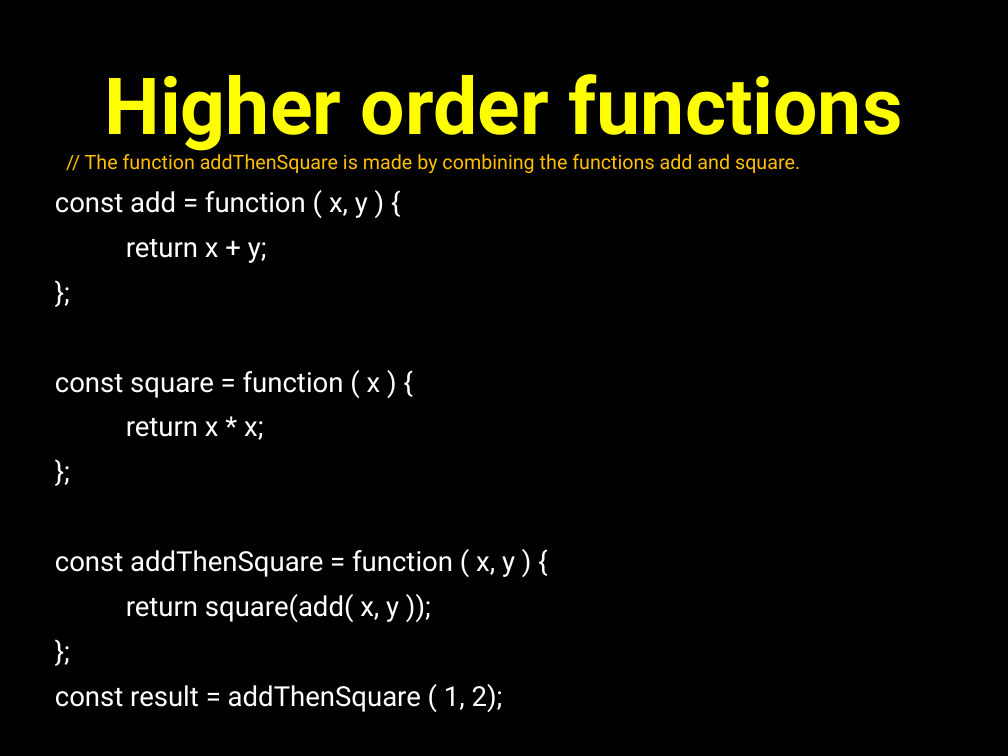
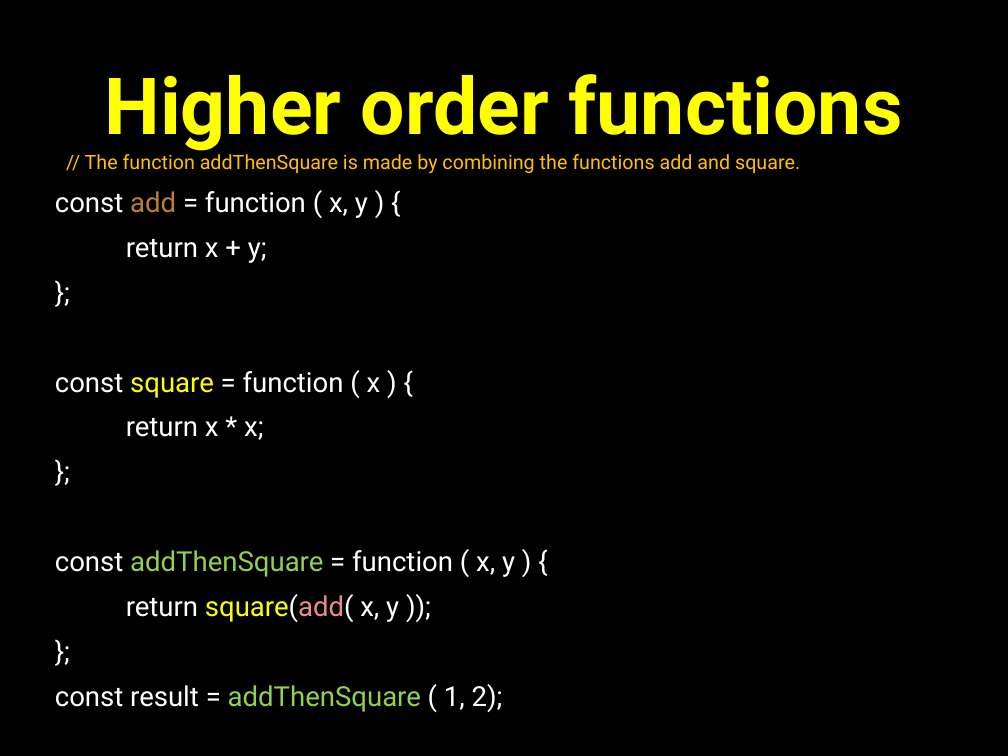
Before and after one commit to petereijgermans11/frontend-cursus, a slide deck: slide 21 of frontend-cursus/ 5 - Functional programmming.pptx. Drawn at 1008x756 pixels with LibreOffice and Linux fonts; fonts in the diff are those of the drawing. Boxes give left, top, right and bottom in pixels: in the first picture for what was removed or moved away, otherwise in the second. Text is boxed around its words. In the diff, an @@ line names an element or a change of style, - is before the commit and + after.

```diff
--- a/frontend-cursus/ 5 - Functional programmming.pptx
+++ b/frontend-cursus/ 5 - Functional programmming.pptx
@@ text at (55, 191, 515, 712): text colour #FFFFFF to #BC8027 in "add"; text colour #FFFFFF to #FFFF00 in "square", "square(add("; text colour #FFFFFF to #92D050 in "addThenSquare", "addThenSquare"; text colour #FFFFFF to #ED8B8A in "square(add(" @@
```
Also in this commit, not shown: 11 other slides changed, 1 other file.
